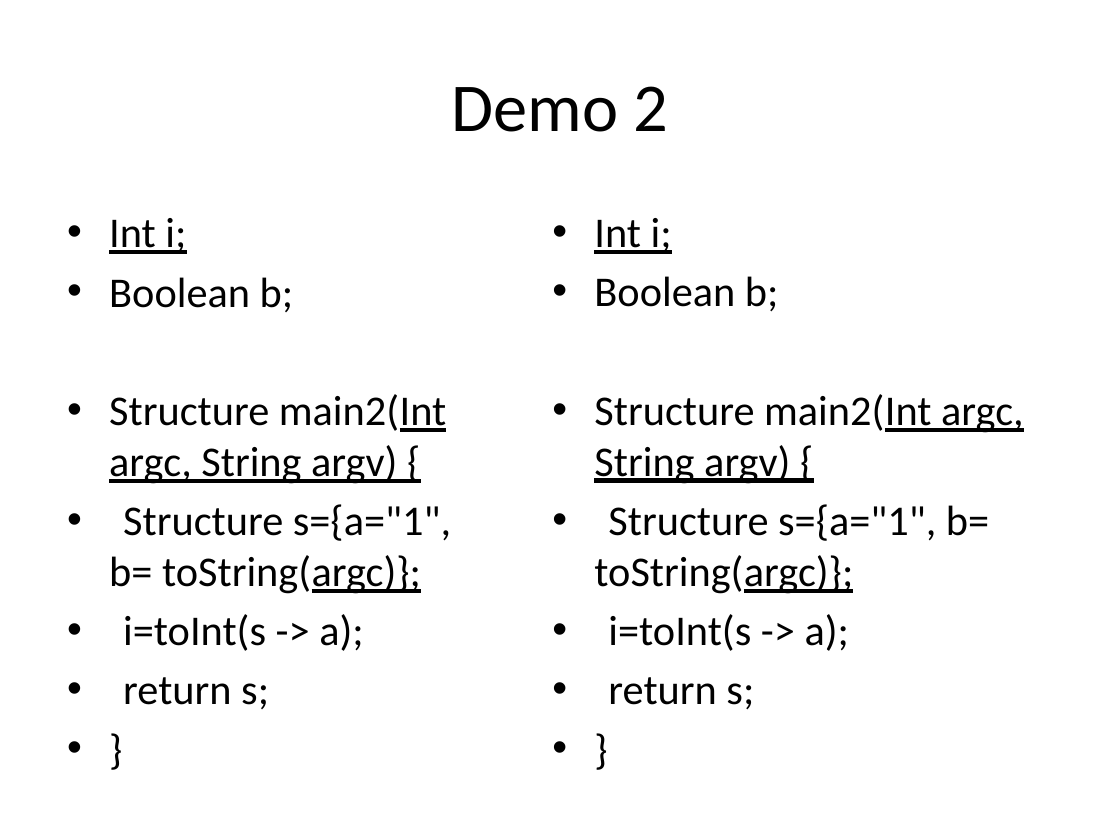
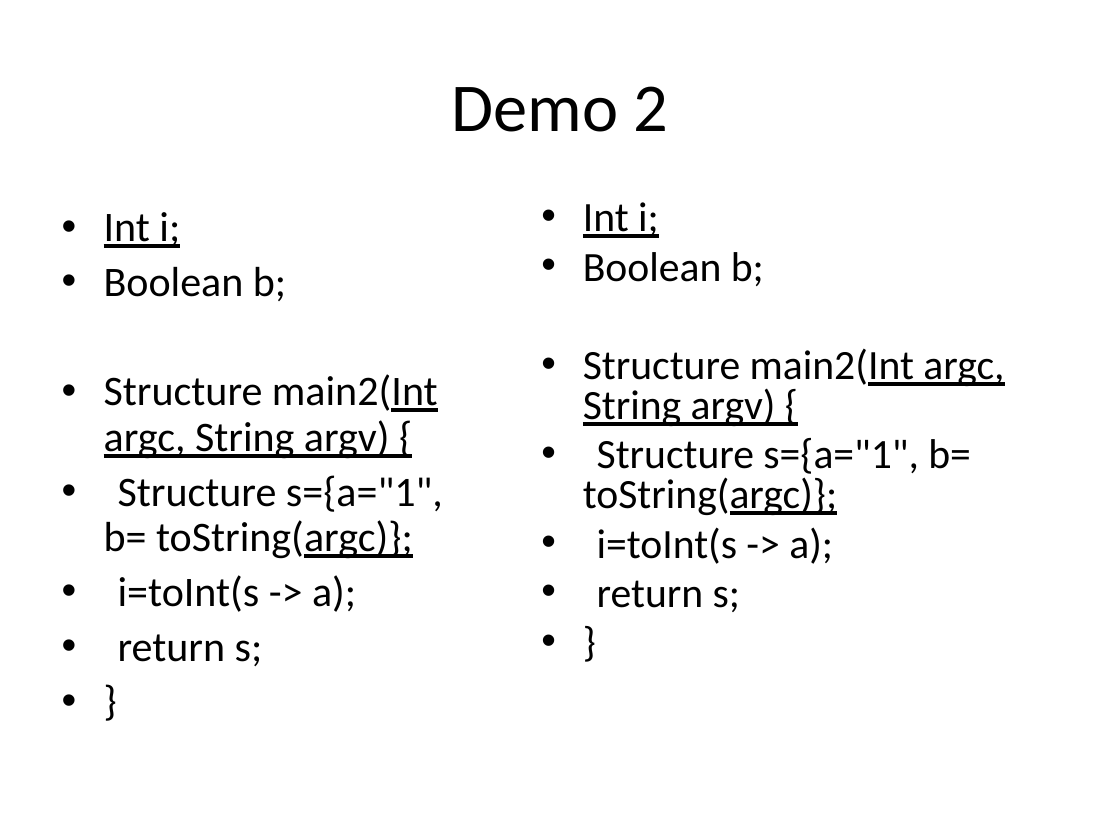
Before and after one commit to liufei11111/w4115PLT, a slide deck: slide 5 of src/project/demo/PLTFinalPresentation.pptx. Drawn at 1120x840 pixels with LibreOffice and Linux fonts; fonts in the diff are those of the drawing. Boxes give left, top, right and bottom in pixels: in the first picture for what was removed or moved away, otherwise in the second. Text is boxed around its words. In the diff, an @@ line names an element or a change of style, - is before the commit and + after.

```diff
--- a/src/project/demo/PLTFinalPresentation.pptx
+++ b/src/project/demo/PLTFinalPresentation.pptx
@@ text "Int i;" at bbox=[104, 212, 443, 666]: size 27.2 to 27 pt; line spacing 1 to 0.9 @@
@@ text "Int i;" at bbox=[583, 202, 1004, 612]: size 27.2 to 26.7 pt; indent changed; line spacing 1 to 0.8 @@
```
Also in this commit, not shown: 11 other slides changed, 1 slide added, 1 slide removed.
